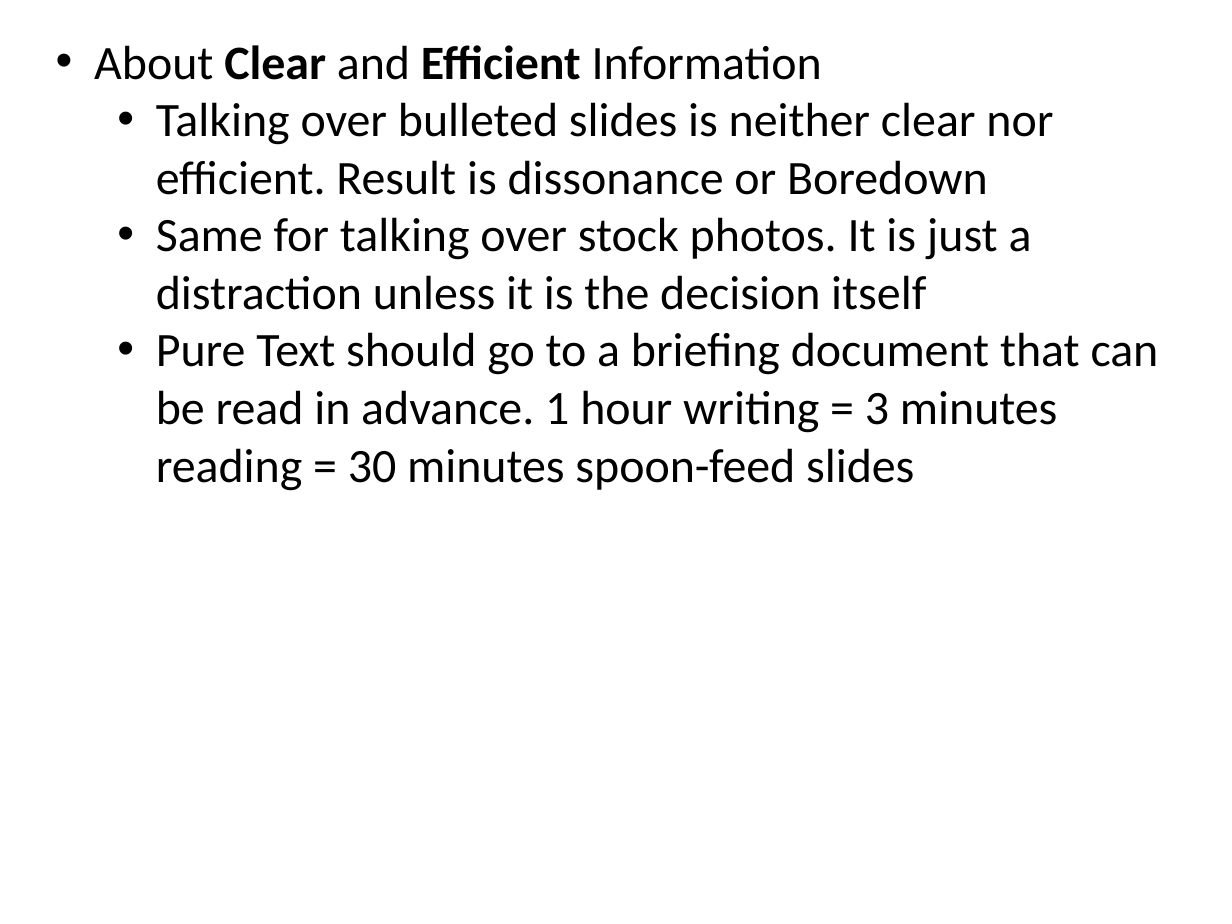
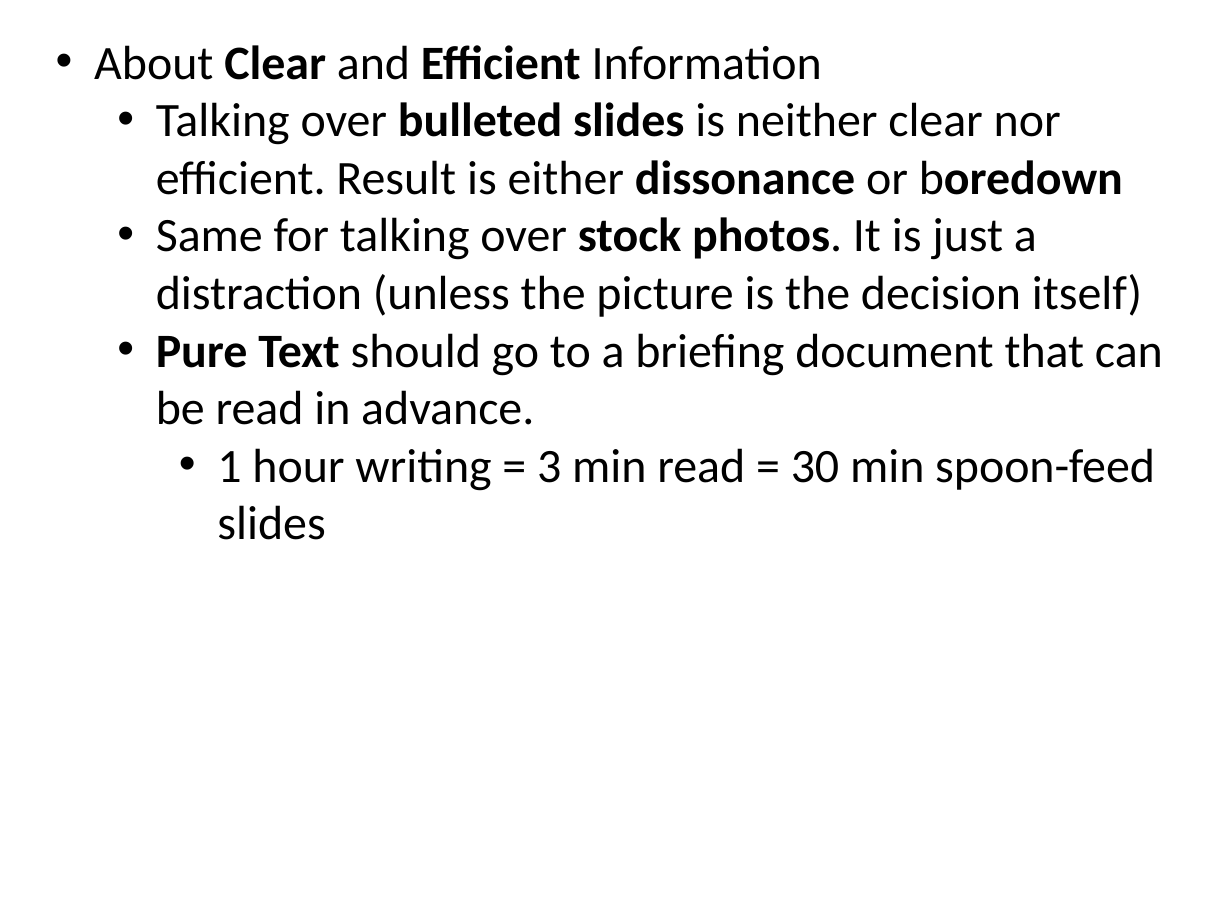
Before and after one commit to pestrela/papers, a slide deck: slide 9 of 4_Innovation/source/YAPP_about_less_powerpoint.pptx. Drawn at 1232x924 pixels with LibreOffice and Linux fonts; fonts in the diff are those of the drawing. Boxes give left, top, right and bottom in pixels: in the first picture for what was removed or moved away, otherwise in the second. Text is boxed around its words. In the diff, an @@ line names an element or a change of style, - is before the commit and + after.

```diff
--- a/4_Innovation/source/YAPP_about_less_powerpoint.pptx
+++ b/4_Innovation/source/YAPP_about_less_powerpoint.pptx
@@ text at (x1=156, y1=102, x2=1163, y2=540): text changed @@
-  • Talking over bulleted slides is neither clear nor efficient. Result is dissonance or Boredown
-  • Same for talking over stock photos. It is just a distraction unless it is the decision itself
-  • Pure Text should go to a briefing document that can be read in advance. 1 hour writing = 3 minutes reading = 30 minutes spoon-feed slides
+  • Talking over bulleted slides is neither clear nor efficient. Result is either dissonance or boredown
+  • Same for talking over stock photos. It is just a distraction (unless the picture is the decision itself)
+  • Pure Text should go to a briefing document that can be read in advance.
+    • 1 hour writing = 3 min read = 30 min spoon-feed slides
```
Also in this commit, not shown: 6 other slides changed, 1 other file.
